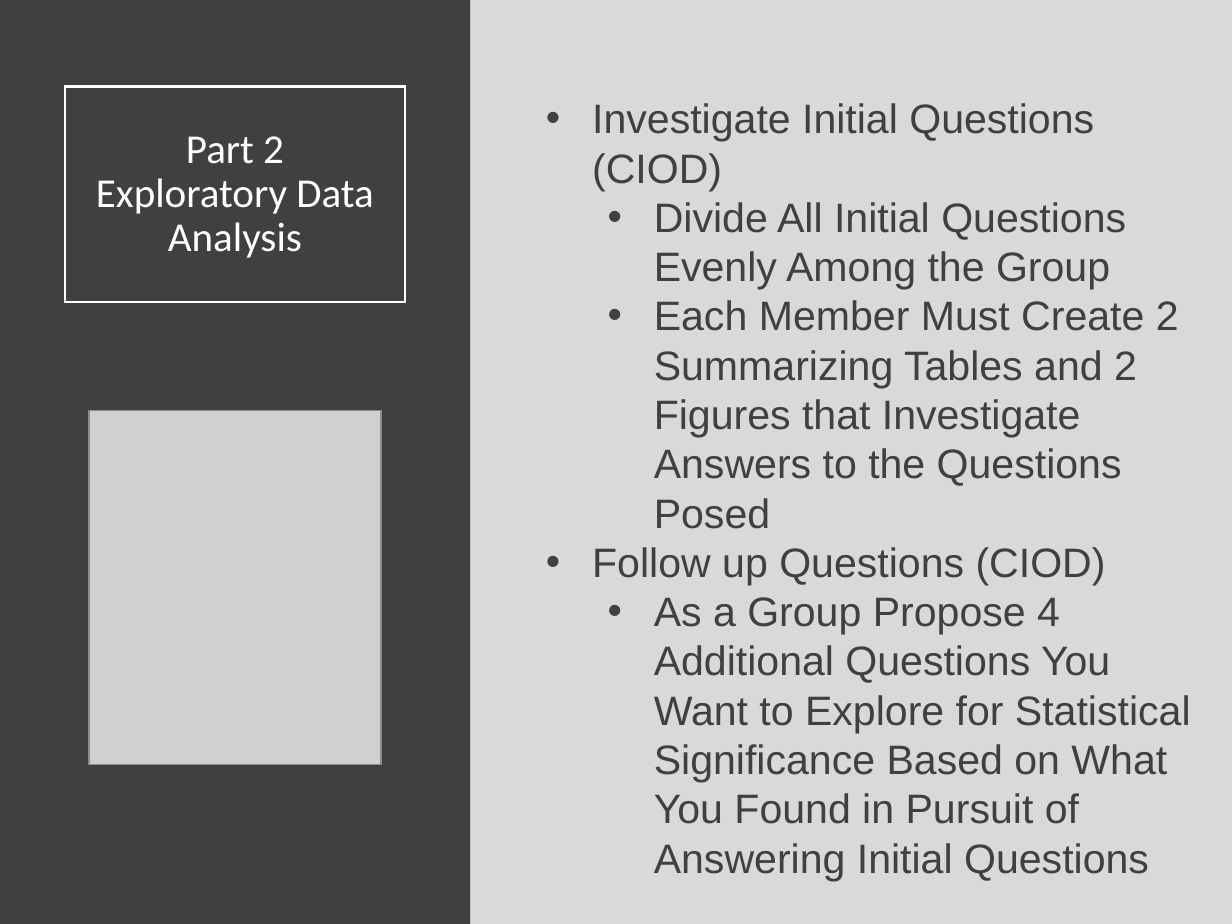
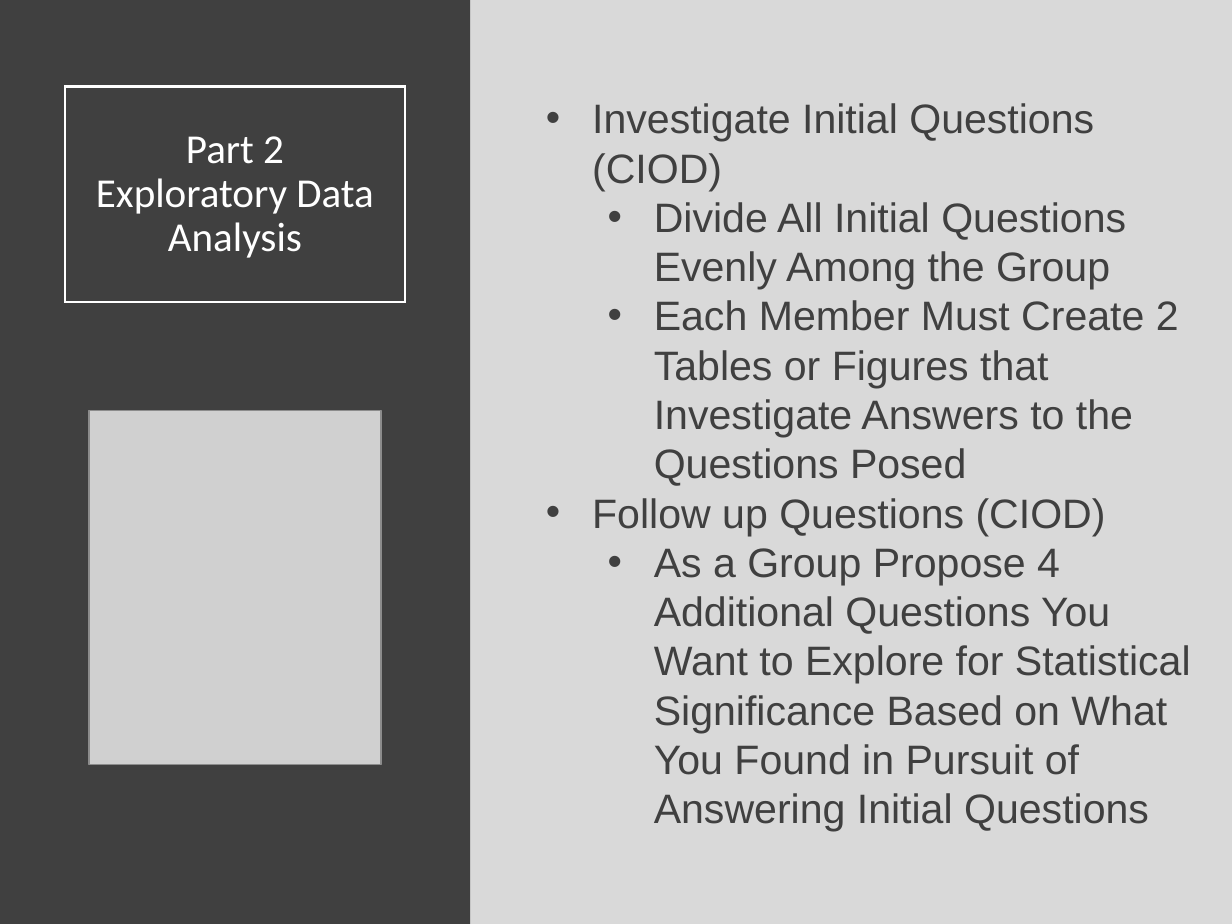
Before and after one commit to Yixf-Self/STOR320_WEBSITE, a slide deck: slide 13 of Lecture/Lecture 10/Lecture 10.pptx. Drawn at 1232x924 pixels with LibreOffice and Linux fonts; fonts in the diff are those of the drawing; grey boxes stand for pictures. Boxes give left, top, right and bottom in pixels: in the first picture for what was removed or moved away, otherwise in the second. Text is boxed around its words. In the diff, an @@ line names an element or a change of style, - is before the commit and + after.

```diff
--- a/Lecture/Lecture 10/Lecture 10.pptx
+++ b/Lecture/Lecture 10/Lecture 10.pptx
@@ text at [654, 300, 1179, 486]: text changed @@
-  • Each Member Must Create 2 Summarizing Tables and 2 Figures that Investigate Answers to the Questions Posed
+  • Each Member Must Create 2 Tables or Figures that Investigate Answers to the Questions Posed
```
Also in this commit, not shown: 2 other slides changed, 4 other files.
